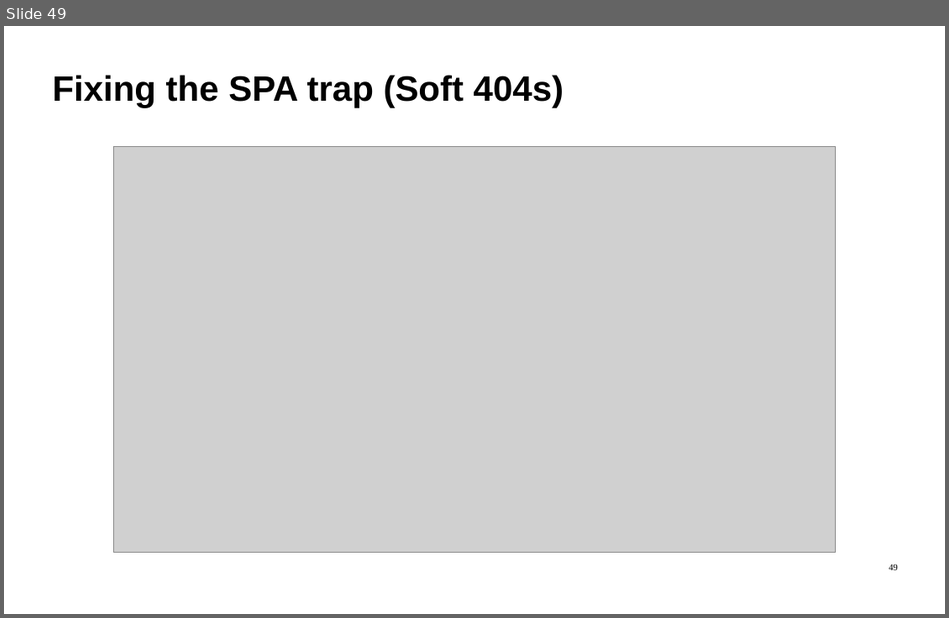
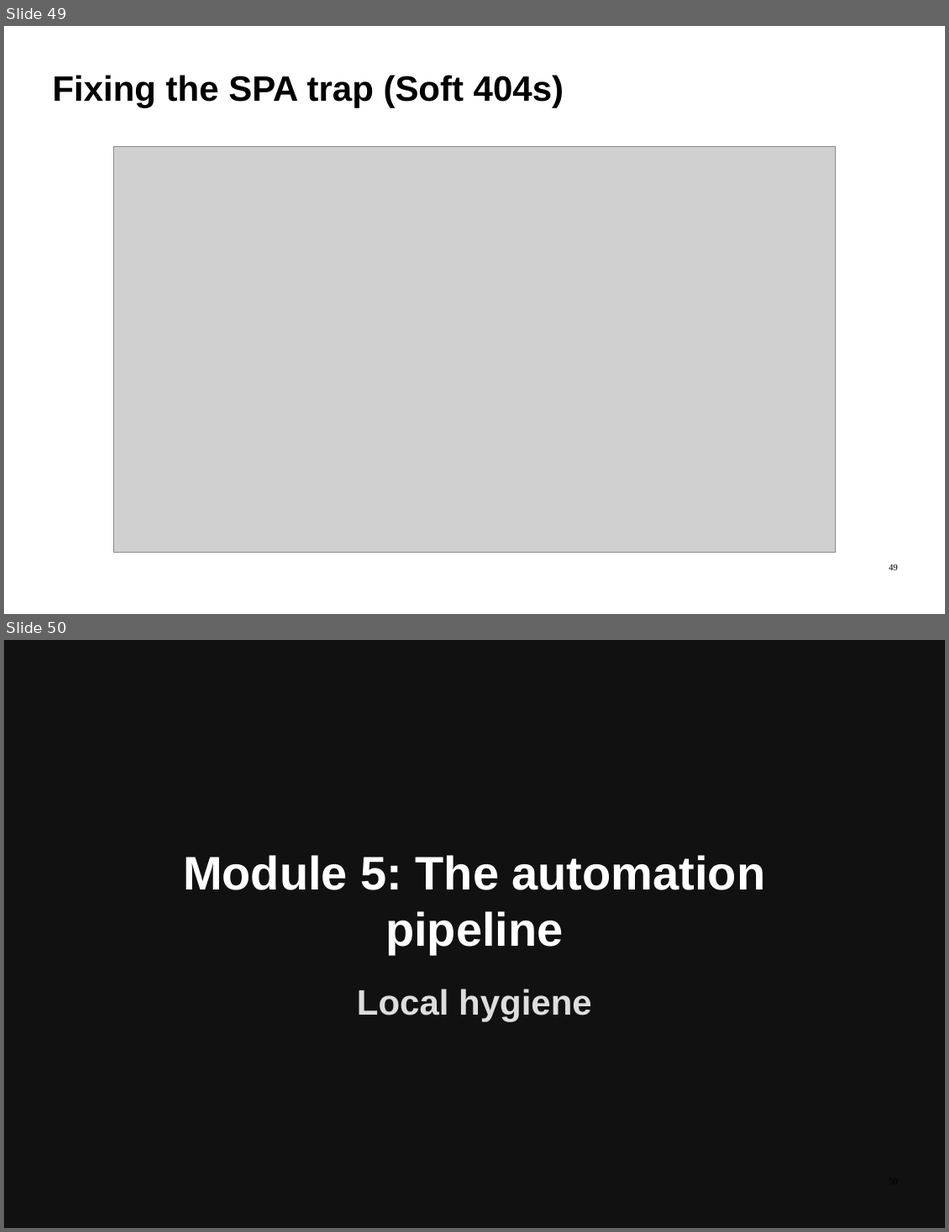
Before and after one commit to ImadSaddik/FullStackDeploymentHandbook, a slide deck: course-assets/slides/full_stack_deployment_guide.odp. Shown one above the other, each under a label of ours: slide 49 before the commit, slides 49 and 50 after it. The pictures are 949x618 and 949x1232 pixels, drawn with LibreOffice and Linux fonts; fonts in the diff are those of the drawing; grey boxes stand for pictures. Boxes give left, top, right and bottom in pixels: in the first picture for what was removed or moved away, otherwise in the second. Text is boxed around its words. In the diff, an @@ line names an element or a change of style, - is before the commit and + after.

```diff
--- a/course-assets/slides/full_stack_deployment_guide.odp
+++ b/course-assets/slides/full_stack_deployment_guide.odp
@@ slide 50 added at [4, 640, 945, 1228], background #111111 @@
@@ text added at [183, 855, 766, 954], 72 pt, text #FFFFFF, bold @@
+Module 5: The automation pipeline
@@ text added at [357, 989, 592, 1022], 54 pt, text #DDDDDD, bold @@
+Local hygiene
```
Also in this commit, not shown: 1 other slide added, 1 other file.
